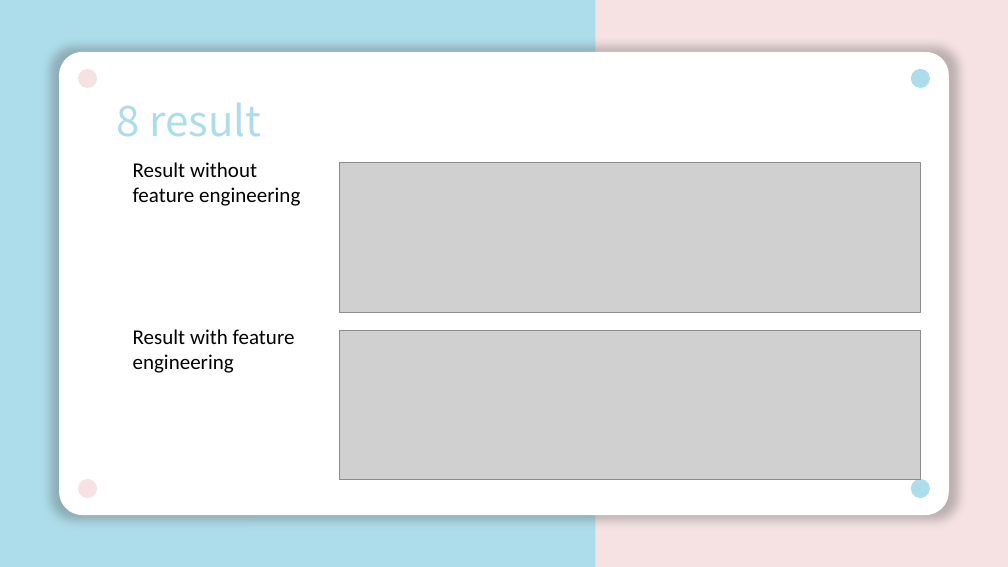
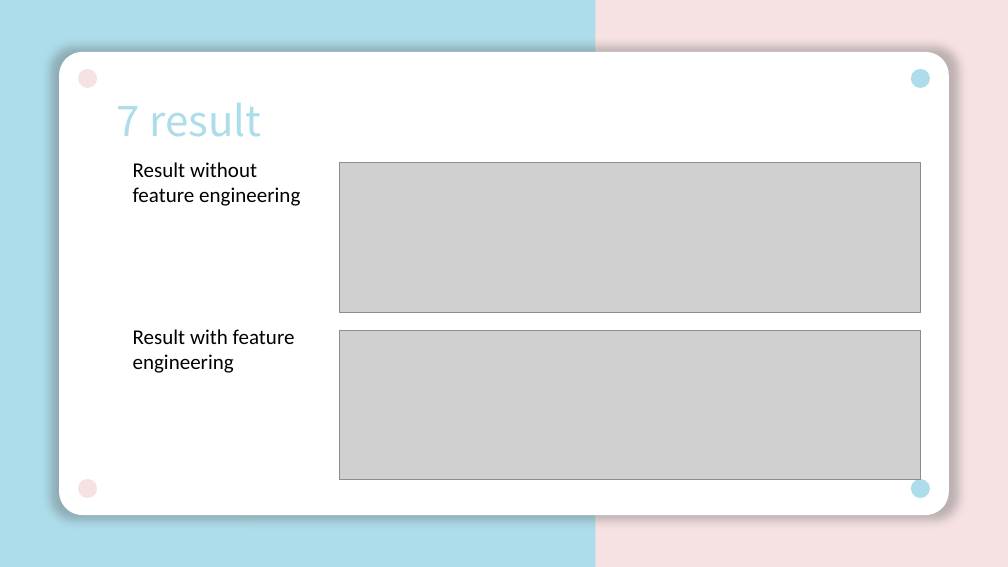
Before and after one commit to unclestay/ESILV---Python-for-data-analysis---devoir-2020, a slide deck: slide 8 of pythonProject.pptx (slide 9 before the commit). Drawn at 1008x567 pixels with LibreOffice and Linux fonts; fonts in the diff are those of the drawing; grey boxes stand for pictures. Boxes give left, top, right and bottom in pixels: in the first picture for what was removed or moved away, otherwise in the second. Text is boxed around its words. In the diff, an @@ line names an element or a change of style, - is before the commit and + after.

```diff
--- a/pythonProject.pptx
+++ b/pythonProject.pptx
@@ text at box(117, 103, 262, 137): text changed @@
-8 result
+7 result
```
Also in this commit, not shown: 7 other slides changed.
